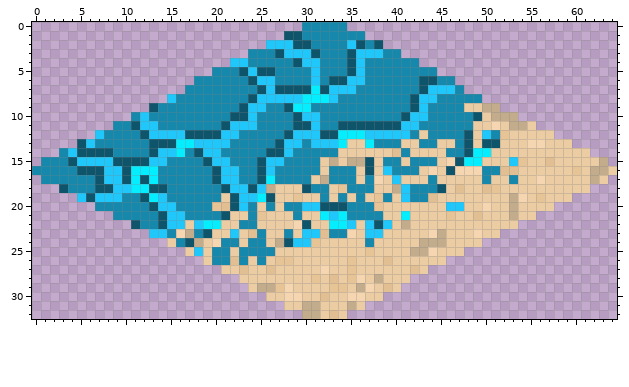
A sprite sheet gets an edit: source/core/assets/images/65x33_tiles/shorelineTopLeft_night.png. The picture above is the old version.
The file is 65x33 pixels. Pixels under 10% opacity are left out.
New version:
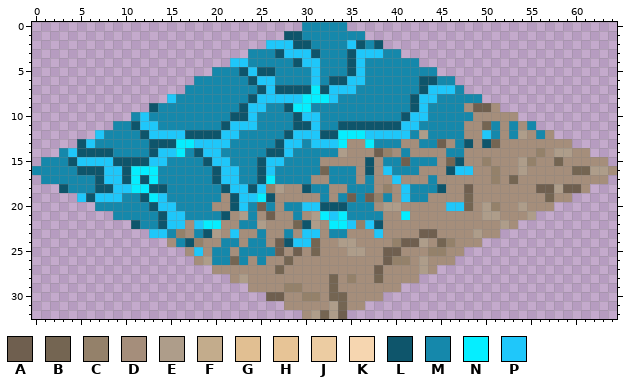
Palette (. is transparent): A #6f5f4f  B #746552  C #94816a  D #a58e7b  E #ae9d8a  F #c3ac8c  G #e1bf92  H #e7c496  J #eccca2  K #f6d6b0  L #0e556b  M #1588ab  N #05eeff  P #1fc7fa
The author wrote: New version of the shorelines design added
The edit:
y 9: x 48..51 JJFF -> DAAD
y 10: x 49..53 LJFFF -> DDDDD
y 11: x 48..55 MJJKJFFJ -> DDBMDMDM
y 12: x 43 J -> E; x 48..49 LJ -> DD; x 52..57 HJJJJJ -> DMEDMD
y 13: x 35..36 JJ -> DD; x 41..42 JJ -> DD; x 45..46 JJ -> AD; x 49 J -> D; x 51..59 LJJJKKJJJ -> BDDDDDDDD
y 14: x 34..40 JJJJJJG -> EDDDACD; x 42..45 JJJJ -> DDDD; x 48..61 LNNJJJJJJJJJJJ -> DDDDDDDDCDEEDD
y 15: x 32..36 JFJFF -> DDDDD; x 38 J -> D; x 41 J -> A; x 45..46 JK -> DB; x 48..63 NNJJJPHJJGJJJJJF -> DDCDDDECDDBDDDDD
y 16: x 32 J -> B; x 36 J -> D; x 38 J -> D; x 43..45 JKJ -> DDD; x 47..64 KKKMMGGJJJJJJHJFFJ -> PPDDCDDEDDDDDBBEED
y 17: x 31..32 JF -> DD; x 36 J -> D; x 38..39 KJ -> DD; x 41..43 JJJ -> DDD; x 45..63 JJJJJMJJMJJKJJJJJFJ -> DDDDDDCDBDDDDDDDDDD
y 18: x 26..29 FJJJ -> CEDD; x 33..34 JH -> DD; x 38..40 JJF -> DCD; x 46..61 JGJJGHJJJJJJJJJJ -> DDADDDDDDDAAEAAD
y 19: x 21 J -> D; x 27..31 JJHJJ -> DDDDD; x 33 J -> D; x 35 J -> A; x 37..38 JH -> AC; x 40 J -> D; x 44..59 GJJJJJJJJFKJHJJJ -> DDDDBDDDDDDDDBDD
y 20: x 20..21 HG -> DD; x 25 J -> A; x 27 J -> D; x 38..45 HJJJJJJJ -> DEEDDDDD; x 48..57 JJKJJFJJJJ -> BDECDDEDDD
y 21: x 22..23 JJ -> DE; x 25..28 HJJJ -> DADD; x 30..31 JJ -> DE; x 39..40 JJ -> DD; x 42..55 JJJJHJJGJJJFJJ -> DDDDDDDDEEDDDE
y 22: x 17 J -> D; x 21..22 JJ -> DD; x 25..29 JJJJK -> EDDDB; x 31..32 JJ -> ED; x 36 J -> C; x 39..53 PJFJJJJJJJJJJJJ -> DDDDDDDDDDDDDED
y 23: x 16..17 KF -> CD; x 20..21 JJ -> ED; x 23..24 JG -> DD; x 26..27 JJ -> DD; x 29 J -> D; x 32 G -> D; x 35..37 KJP -> DDD; x 39..51 JJJJJKFJJJKJJ -> DDDDAADDDDEDD
y 24: x 15 J -> D; x 18..20 FJK -> CDD; x 23 J -> D; x 26..27 JF -> DA; x 31..49 HJJJJJMJJJJJFFFJJJJ -> BDDEEDDDDCAAEDBCDDD
y 25: x 17 J -> D; x 19 J -> D; x 22 J -> D; x 27..47 JJJJJJJJJJHJJJJFFKJJJ -> ADADBDDDEEDDAADDDCCDD
y 26: x 18..19 .J -> DE; x 22 G -> B; x 24 J -> D; x 26..46 JHHJJJJJJHJJJGJJJJJJ. -> DDBDDDDDDDDDDACCDEDDD
y 27: x 20..44 .JJGJJGJJJJJKJJHJJJJJJGJ. -> DDDDDDDBDDDDDDDDDDADDDDED
y 28: x 22..42 .JJJJJJJJHJGJHKJFJJJ. -> DEDDDDDDDDDBDCDDBDDDD
y 29: x 24..40 JFFHKJJJJHHJFKJGJ -> DDDDCCDDDBDDDDDDD
y 30: x 26..38 JJKKJJGJJKKJJ -> AADDCCDBBDDDD
y 31: x 28..36 JJFFJJJFJ -> DDDDDEBDD
y 32: x 30..34 FFJGJ -> DEBEA
Pixel boxes of the changes (left, top, right, bottom) in both pictures:
changed: (167, 103, 617, 319)
